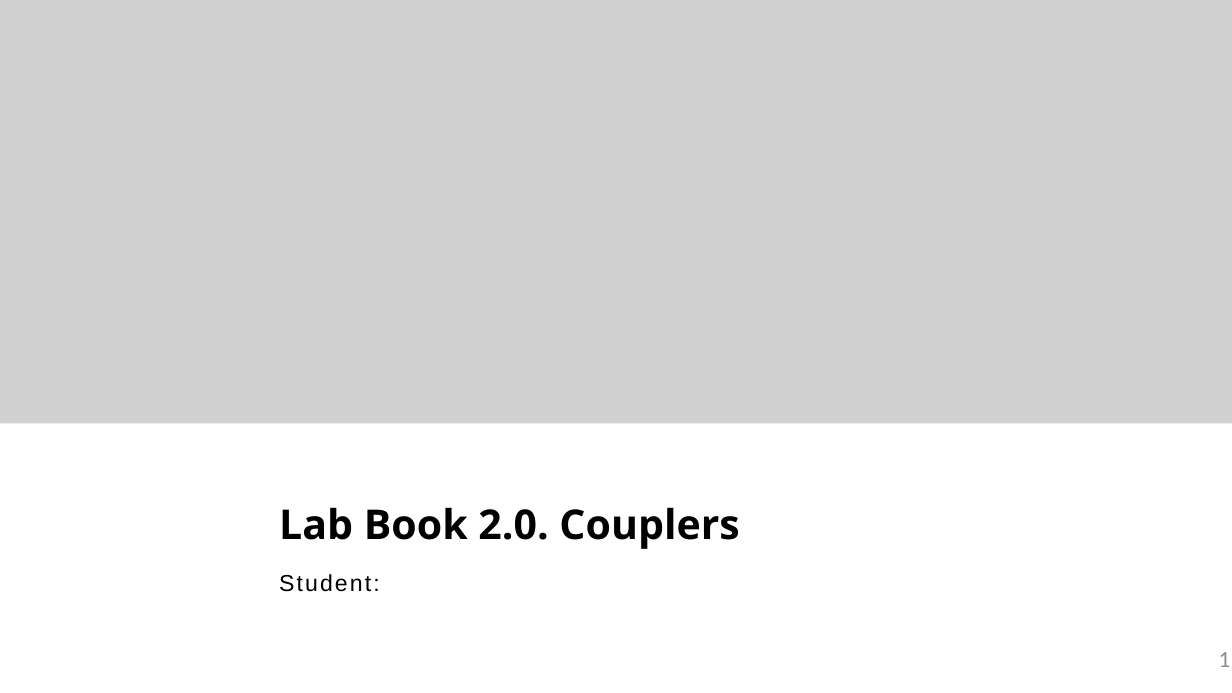
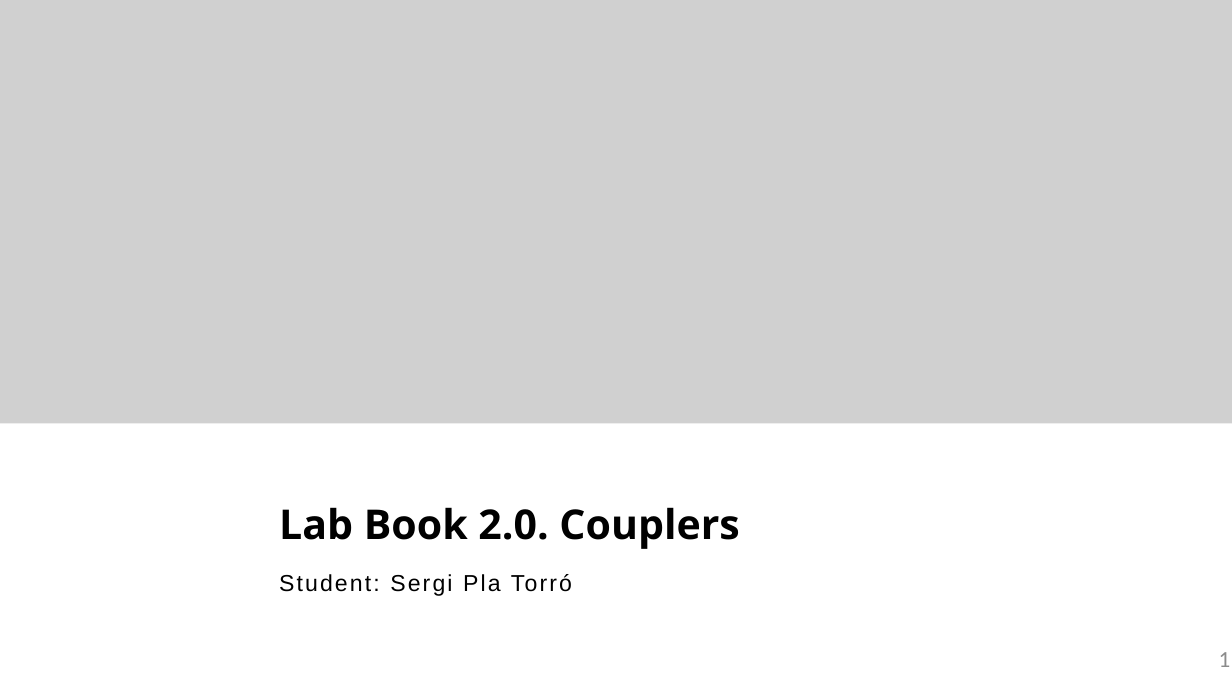
Before and after one commit to sergiipla834/pic-upv-lab2, a slide deck: slide 1 of LabBook_20.pptx. Drawn at 1232x693 pixels with LibreOffice and Linux fonts; fonts in the diff are those of the drawing; grey boxes stand for pictures; background and template pictures are left out. Boxes give left, top, right and bottom in pixels: in the first picture for what was removed or moved away, otherwise in the second. Text is boxed around its words. In the diff, an @@ line names an element or a change of style, - is before the commit and + after.

```diff
--- a/LabBook_20.pptx
+++ b/LabBook_20.pptx
@@ text at bbox=[279, 574, 572, 596]: text changed @@
-Student:
+Student: Sergi Pla Torró
```
Also in this commit, not shown: 1 other slide changed, 6 slides added, 1 other file.
